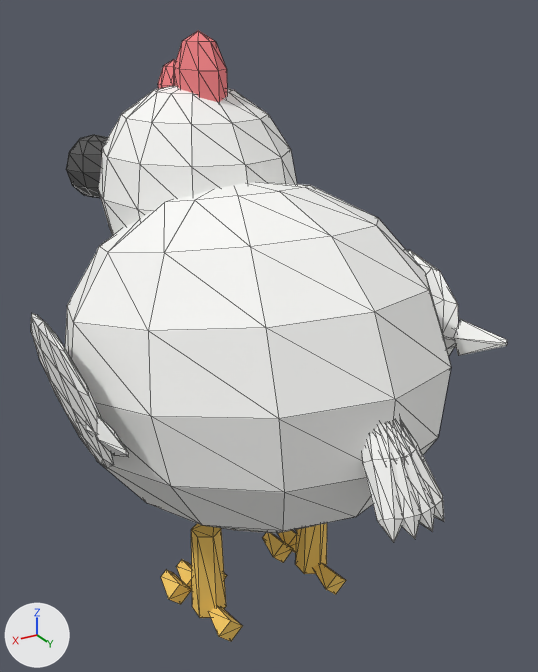
What one commit did to the glTF model coop/assets/chicken.glb.
One viewpoint serves both versions: a camera (50 mm lens) standing at (0.906, 1.601, 1.597) and looking at (-0.042, 0.021, 0.806). Every picture has the same lights, and +X, +Y and +Z are marked at lower left. The picture after the commit comes second. Mesh edges are drawn as thin lines. Where no turn or scale is listed for an object, it has been applied to the vertices. Vertices at exactly the same position are counted once.

In view in the first picture: 'body', 'head', 'legL', 'legR', 'tail', 'wingL', 'wingR'.
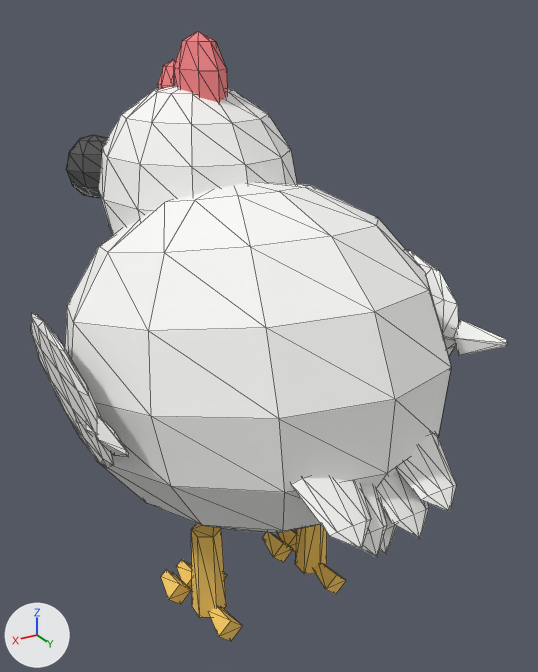
Changed parts and their boxes (x1, y1, x2, y2) in the pictures (538 x 672 px):
'tail', reshaped, moved
    before: (362, 417, 444, 543)
    after: (291, 433, 456, 557)
part 1 of me_tail, rebuilt
    before: (362, 417, 404, 543)
    after: (379, 508, 397, 555)
part 2 of me_tail, added
    after: (291, 478, 371, 549)
part 3 of me_tail, added
    after: (361, 486, 387, 557)
part 4 of me_tail, added
    after: (377, 471, 429, 538)
part 5 of me_tail, added
    after: (397, 433, 456, 512)
part 6 of me_tail, deleted
    before: (373, 419, 444, 539)

Patch to the scene script:
```diff
--- a/coop/assets/chicken.glb.py
+++ b/coop/assets/chicken.glb.py
@@ me_tail @@
 # used by ob_tail; location = (0.0, 0.55, 0.8)
-me_tail.from_pydata(...)  # 136 vertices, 256 faces; spans x -0.082..0.082, y -0.155..0.155, z -0.174..0.174
+me_tail.from_pydata(...)  # 170 vertices, 320 faces; spans x -0.2..0.2, y -0.254..0.205, z -0.251..0.311
+# me_tail part 1: the loose piece of 34 vertices spanning x -0.082..0.082, y -0.141..0.141, z -0.174..0.174 is rebuilt with 34 vertices and now spans x -0.08..0.08, y -0.18..0.145, z -0.251..0.311
+# me_tail part 2: a new loose piece of 34 vertices spanning x 0.04..0.2, y -0.254..0.205, z -0.143..0.178, in mat_body (white #fbfbf8)
+# me_tail part 3: a new loose piece of 34 vertices spanning x -0.02..0.14, y -0.228..0.184, z -0.204..0.253, in mat_body (white #fbfbf8)
+# me_tail part 4: a new loose piece of 34 vertices spanning x -0.14..0.02, y -0.228..0.184, z -0.204..0.253, in mat_body (white #fbfbf8)
+# me_tail part 5: a new loose piece of 34 vertices spanning x -0.2..-0.04, y -0.254..0.205, z -0.143..0.178, in mat_body (white #fbfbf8)
+# me_tail part 6: 102 vertices removed from x -0.08..0.08, y -0.155..0.155, z -0.174..0.174
 me_tail.materials.append(mat_body)
@@ ob_tail @@
 ob_tail = bpy.data.objects.new('tail', me_tail)
-ob_tail.location = (0.0, 0.55, 0.8)
+ob_tail.location = (0.0, 0.45, 0.75)
```
